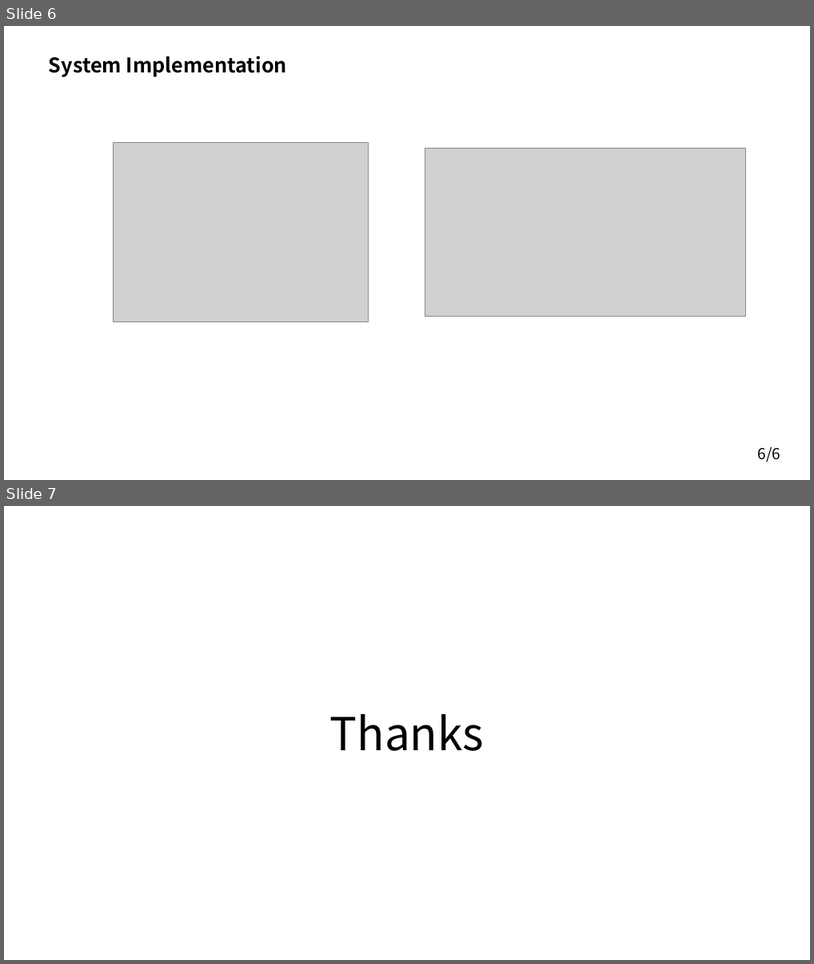
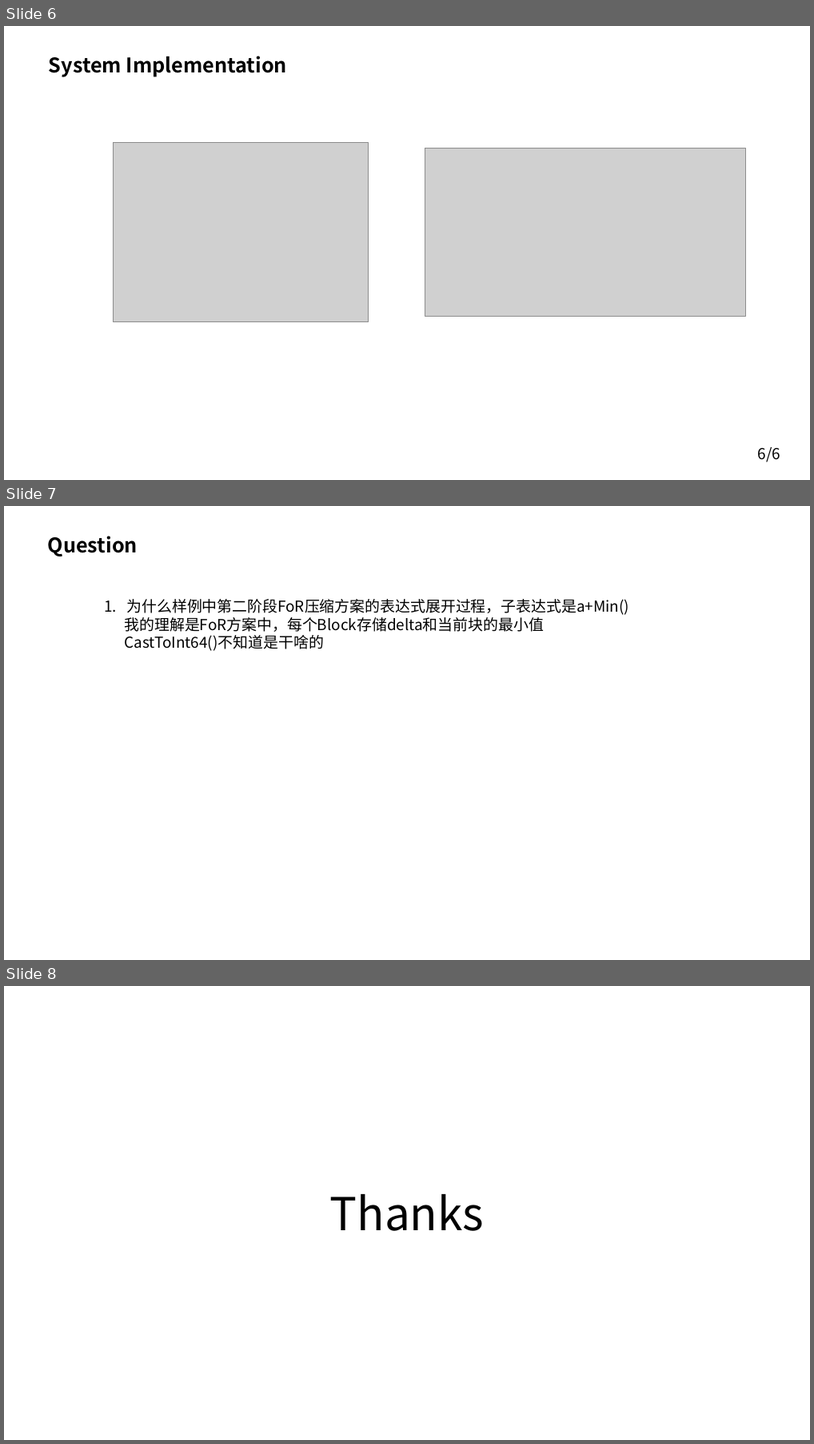
Before and after one commit to huayichai/Blog, a slide deck: Vectorization/ROVEC/ROVEC.pptx. Shown one above the other, each under a label of ours: slides 6 and 7 before the commit, slides 6, 7 and 8 after it. The pictures are 814x964 and 814x1444 pixels, drawn with LibreOffice and Linux fonts; fonts in the diff are those of the drawing; grey boxes stand for pictures. Boxes give left, top, right and bottom in pixels: in the first picture for what was removed or moved away, otherwise in the second. Text is boxed around its words. In the diff, an @@ line names an element or a change of style, - is before the commit and + after.

```diff
--- a/Vectorization/ROVEC/ROVEC.pptx
+++ b/Vectorization/ROVEC/ROVEC.pptx
@@ slide 7 added at (4, 506, 810, 960), background #FFFFFF @@
@@ text added at (48, 536, 138, 556), 24 pt, text #000000, bold @@
+Question
@@ text added at (124, 599, 630, 651), 18 pt, text #000000 @@
+1. 为什么样例中第二阶段FoR压缩方案的表达式展开过程，子表达式是a+Min()
+我的理解是FoR方案中，每个Block存储delta和当前块的最小值
+CastToInt64()不知道是干啥的
@@ what was slide 7 is now slide 8 @@
```
Also in this commit, not shown: 8 other files.
